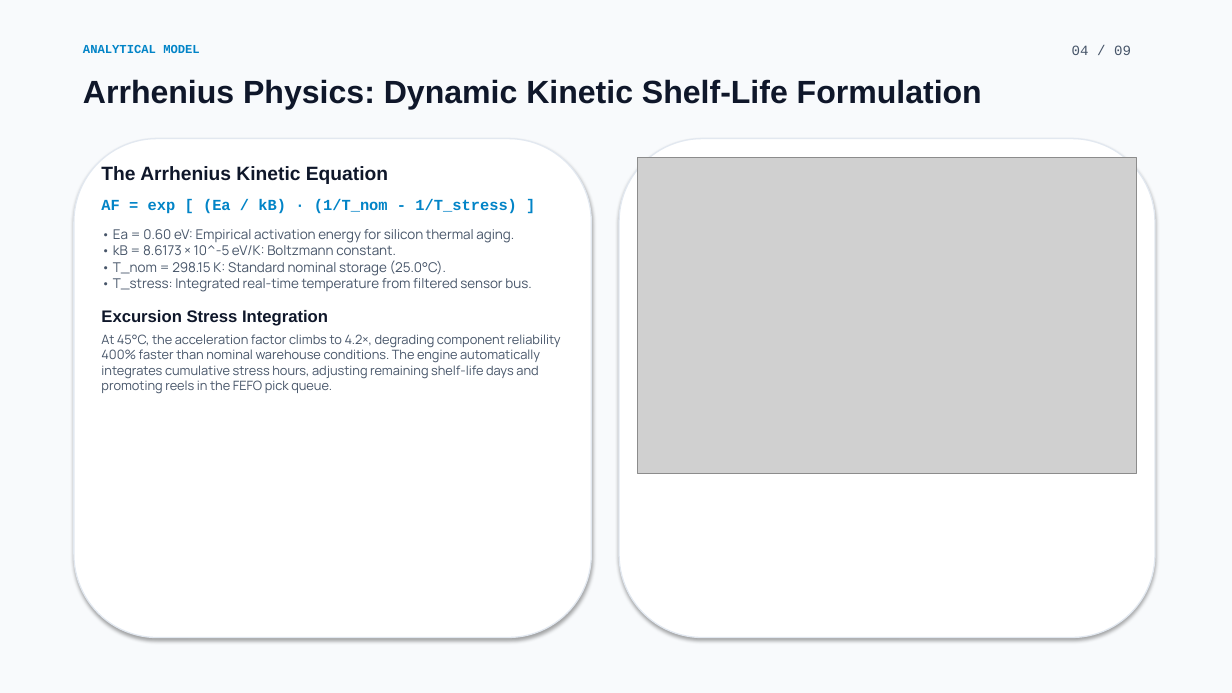
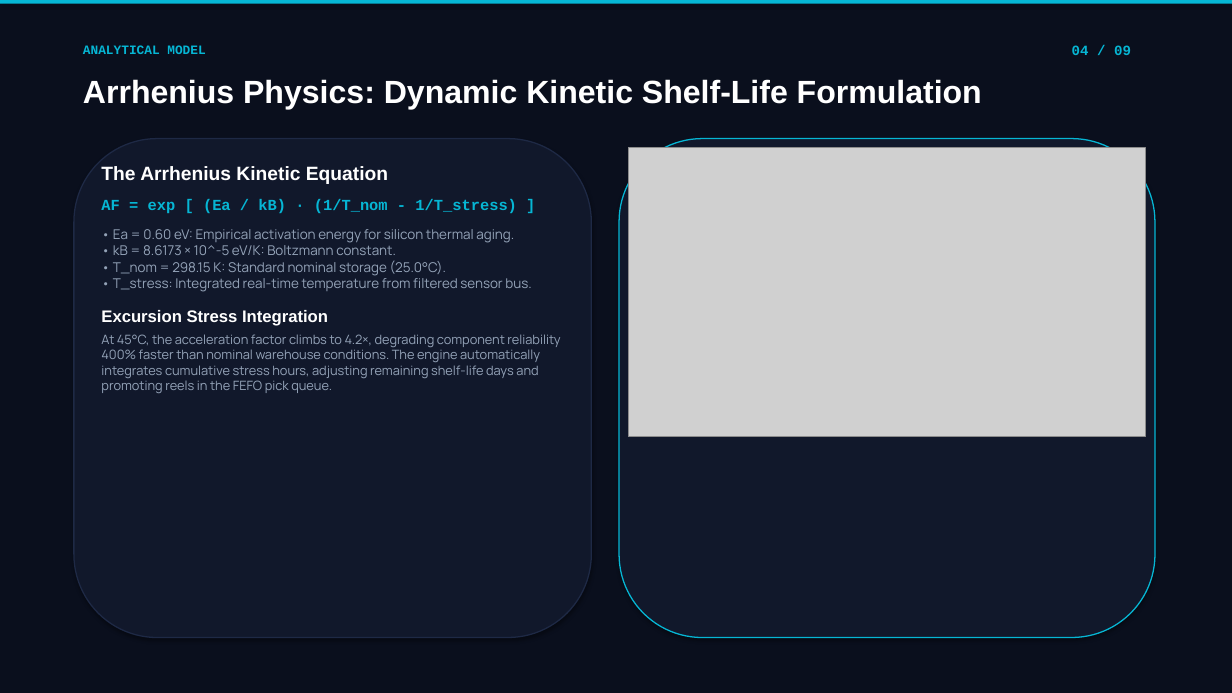
Before and after one commit to Shreyansha790/smart-component-storage, a slide deck: slide 4 of Smart_Component_Storage_Presentation.pptx. Drawn at 1232x693 pixels with LibreOffice and Linux fonts; fonts in the diff are those of the drawing; grey boxes stand for pictures. Boxes give left, top, right and bottom in pixels: in the first picture for what was removed or moved away, otherwise in the second. Text is boxed around its words. In the diff, an @@ line names an element or a change of style, - is before the commit and + after.

Commit message:
feat: complete master dark titanium & cyan presentation deck with 6 AI cleanroom images and graphs

```diff
--- a/Smart_Component_Storage_Presentation.pptx
+++ b/Smart_Component_Storage_Presentation.pptx
@@ rectangle at [0,0,1232,693]: fill #F8FAFC to #0A0F1D @@
@@ rectangle added at [0,0,1232,4], fill #06B6D4 @@
@@ text "ANALYTICAL MODEL" at [83,45,205,54]: size 9.5 to 10 pt, text colour #0284C7 to #06B6D4 @@
@@ text "04 / 09" at [1072,45,1131,55]: text colour #475569 to #06B6D4, bold on @@
@@ text "Arrhenius Physics: Dynamic Kinetic Shelf-Life ..." at [83,79,982,109]: text colour #0F172A to #FFFFFF @@
@@ rounded rectangle at [74,139,592,638]: fill #FFFFFF to #11182B; outline #E2E8F0 1 pt to #1E2945 1 pt @@
@@ rounded rectangle at [619,139,1155,638]: fill #FFFFFF to #11182B; outline #E2E8F0 1 pt to #06B6D4 1 pt @@
@@ picture: place and size @@
-picture at [638,157,1137,473]
+picture at [628,148,1146,437]
@@ text "The Arrhenius Kinetic Equation" at [101,166,560,393]: text colour #0F172A to #FFFFFF in "The Arrhenius Kinetic Equation", "Excursion Stress Integration"; text colour #0284C7 to #06B6D4 in "AF = exp [ (Ea / kB) ..."; text colour #475569 to #94A3B8 in "• Ea = 0.60 eV: Empirical activation ...", "At 45°C, the acceleration factor climbs to ..." @@
```
Also in this commit, not shown: 8 other slides changed.
